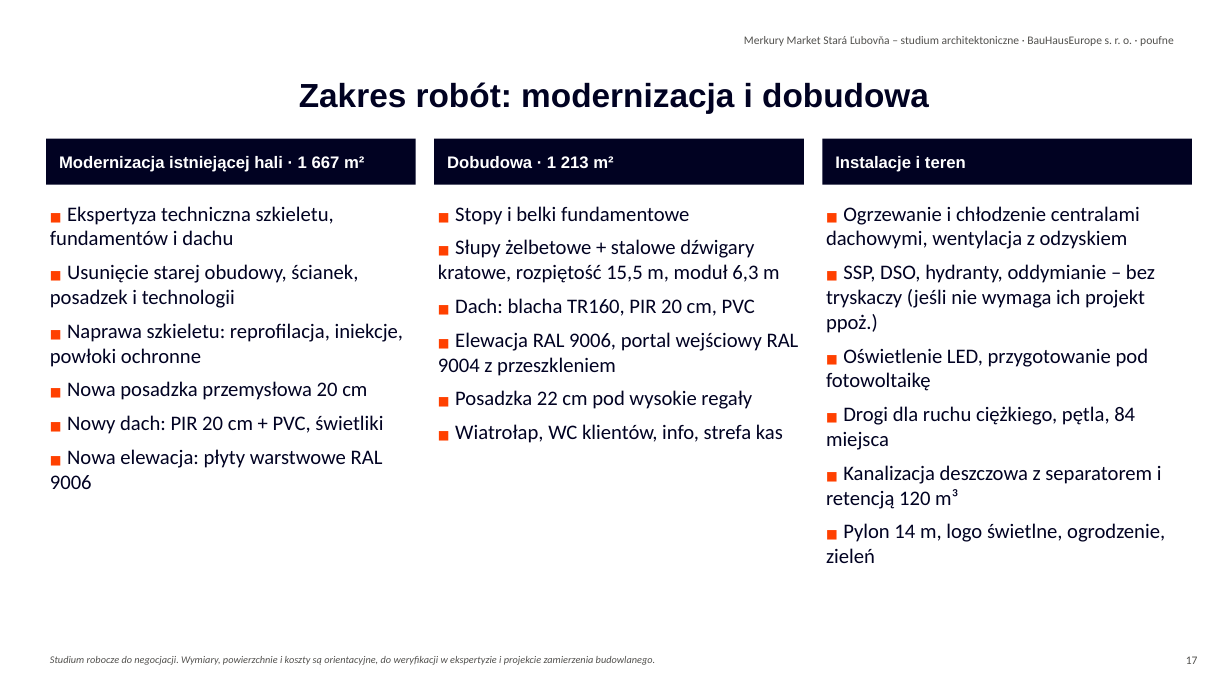
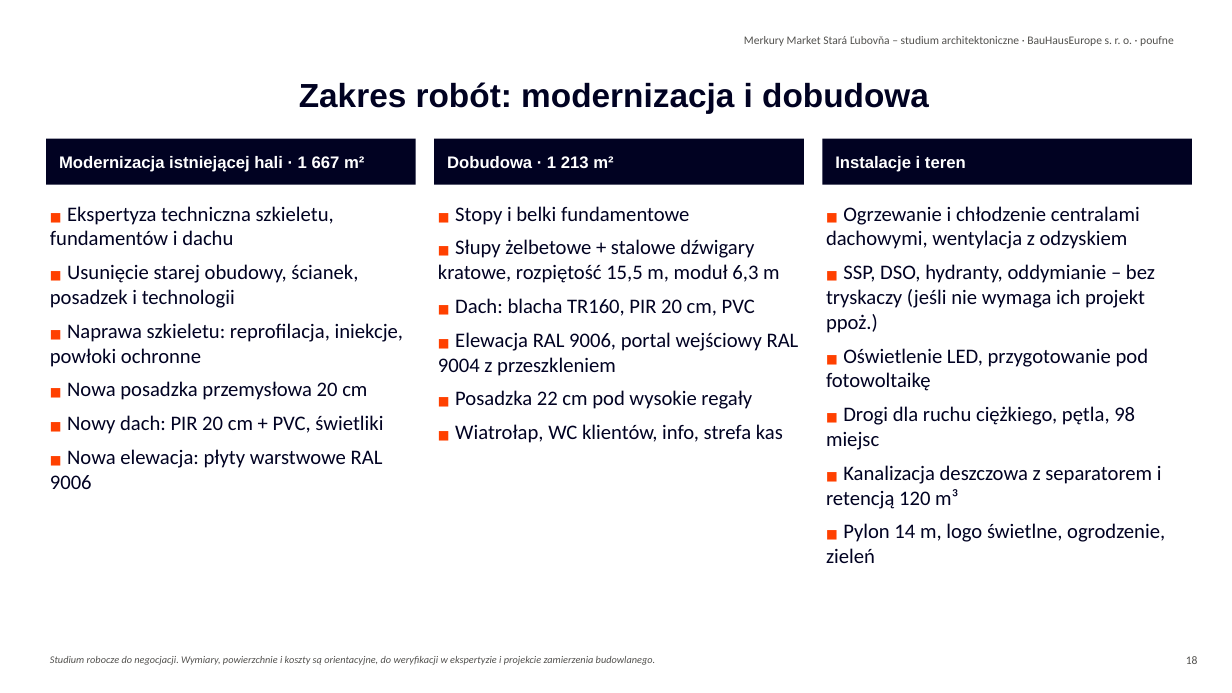
Before and after one commit to Lubo585/Lubo585, a slide deck: slide 18 of business-plan/studia-merkury-market/variant-B-sanacia/Merkury_Market_Stara_Lubovna_wariant_B_modernizacja_dobudowa_PL.pptx (slide 17 before the commit). Drawn at 1232x693 pixels with LibreOffice and Linux fonts; fonts in the diff are those of the drawing; background and template pictures are left out. Boxes give left, top, right and bottom in pixels: in the first picture for what was removed or moved away, otherwise in the second. Text is boxed around its words. In the diff, an @@ line names an element or a change of style, - is before the commit and + after.

```diff
--- a/business-plan/studia-merkury-market/variant-B-sanacia/Merkury_Market_Stara_Lubovna_wariant_B_modernizacja_dobudowa_PL.pptx
+++ b/business-plan/studia-merkury-market/variant-B-sanacia/Merkury_Market_Stara_Lubovna_wariant_B_modernizacja_dobudowa_PL.pptx
@@ text at (x1=826, y1=406, x2=1135, y2=450): text changed @@
-■ Drogi dla ruchu ciężkiego, pętla, 84 miejsca
+■ Drogi dla ruchu ciężkiego, pętla, 98 miejsc
@@ text at (x1=1186, y1=656, x2=1198, y2=664): text changed @@
-17
+18
```
Also in this commit, not shown: 19 other slides changed, 1 slide added, 26 other files.
